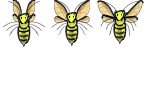
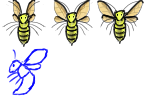
Before/after of a 144px x 96px layered artwork. What changed in the layer stack:
added group "Left 1" with 3 layers above "Down 3" over (x1=7, y1=43, x2=48, y2=96)
added layer "Rough" in group "Left 1" over (x1=7, y1=43, x2=48, y2=96)
painted on "Wings" (1st of 6, in "Down 3" › "Shadows") over (x1=11, y1=40, x2=136, y2=64)
painted on "Front wings" (1st of 3, in "Down 3" › "Line") over (x1=11, y1=40, x2=136, y2=64)
painted on "Head" (1st of 3, in "Down 3" › "Line") over (x1=11, y1=40, x2=136, y2=64)
painted on "Wings" (3rd of 6, in "Down 2" › "Shadows") over (x1=7, y1=42, x2=88, y2=96)
painted on "Front wings" (2nd of 3, in "Down 2" › "Line") over (x1=7, y1=42, x2=88, y2=96)
painted on "Head" (2nd of 3, in "Down 2" › "Line") over (x1=7, y1=42, x2=88, y2=96)
painted on "Base" (2nd of 3, in "Down 2" › "Drawing" › "Wings") over (x1=7, y1=42, x2=88, y2=96)
painted on "Wings" (5th of 6, in "Down 1" › "Shadows") over (x1=7, y1=40, x2=136, y2=96)
painted on "Front wings" (3rd of 3, in "Down 1" › "Line") over (x1=7, y1=40, x2=136, y2=96)
painted on "Head" (3rd of 3, in "Down 1" › "Line") over (x1=7, y1=40, x2=136, y2=96)
painted on "Base" (3rd of 3, in "Down 1" › "Drawing" › "Wings") over (x1=7, y1=40, x2=136, y2=96)
showed "背景" over (x1=11, y1=40, x2=136, y2=64)
